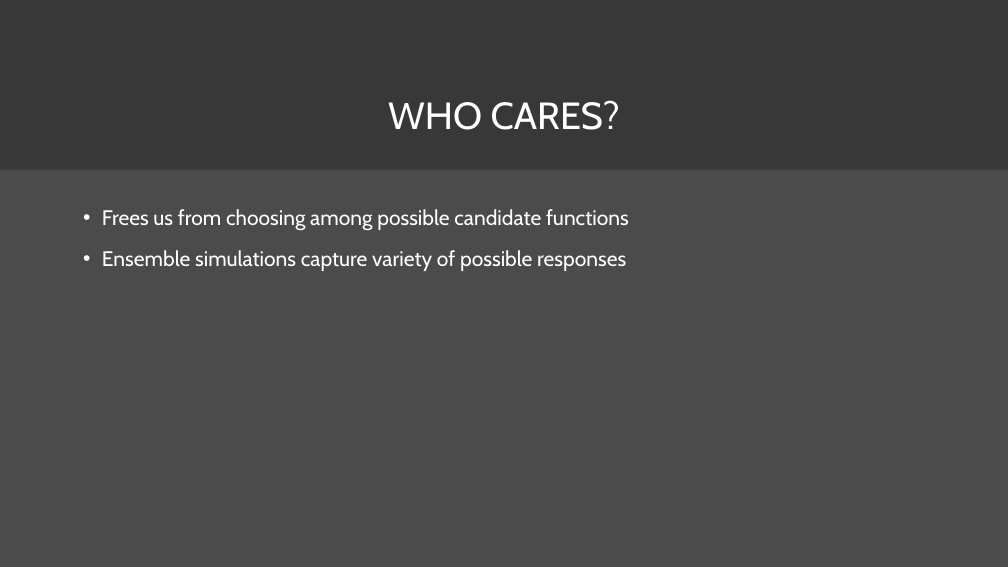
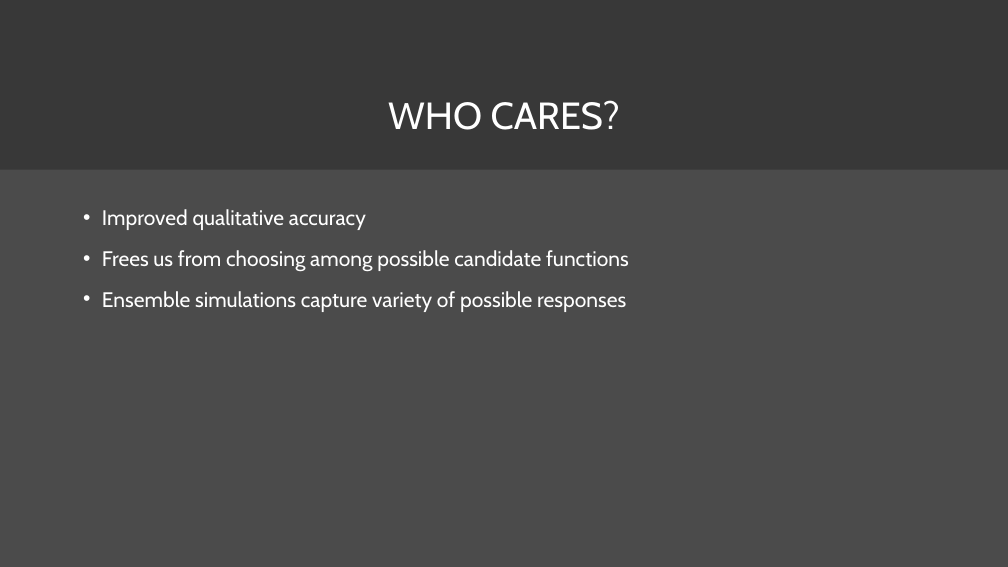
Before and after one commit to bkuwahara/predicting-2ndwaves-udes, a slide deck: slide 24 of papers/seminar.pptx (slide 17 before the commit). Drawn at 1008x567 pixels with LibreOffice and Linux fonts; fonts in the diff are those of the drawing; background and template pictures are left out. Boxes give left, top, right and bottom in pixels: in the first picture for what was removed or moved away, otherwise in the second. Text is boxed around its words. In the diff, an @@ line names an element or a change of style, - is before the commit and + after.

```diff
--- a/papers/seminar.pptx
+++ b/papers/seminar.pptx
@@ text at box(102, 209, 366, 230): paragraph added @@
+• Improved qualitative accuracy
```
Also in this commit, not shown: 10 other slides changed, 8 slides added, 1 slide removed, 5 other files.
